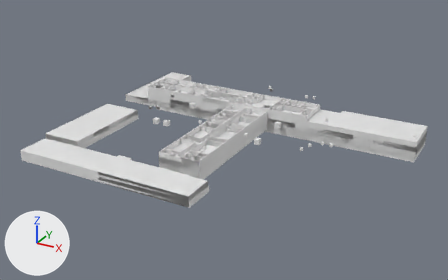
The glTF model public/pspu.glb: old version first, new version second.
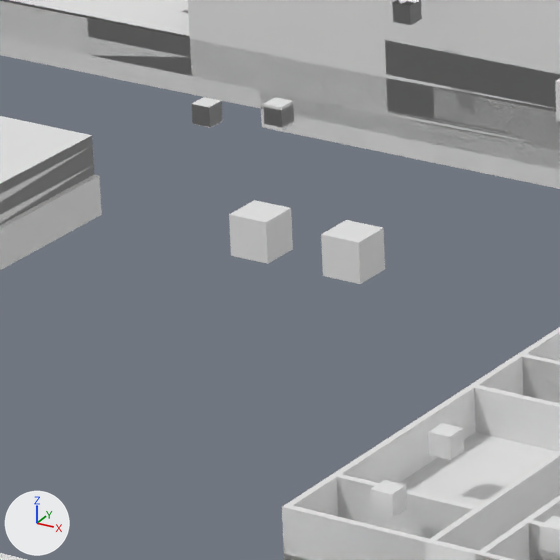
The first picture shows the older version from a 50 mm lens placed at (104.3, -188.0, 98.9), pointed at (-2.6, 6.4, 1.7). The close-ups show both versions on the part from 28% to 42% of the width and 34% to 56% of the height of that picture; other places that the commit changed are outside them. The lights are fixed; the arrows at lower left show +X, +Y and +Z. Where no turn or scale is listed for an object, it has been applied to the vertices.

Objects in the first close-up: 'f_ground', 'f_walls', 'ft_test.038', 'ft_test.039', 'g_ground', 'g_walls', 'gt_DepartmentOfTeachingMethods', 'gt_OfForeignLanguages', 'm_4walls', 's_ground', 't_ground', 'u_walls'.
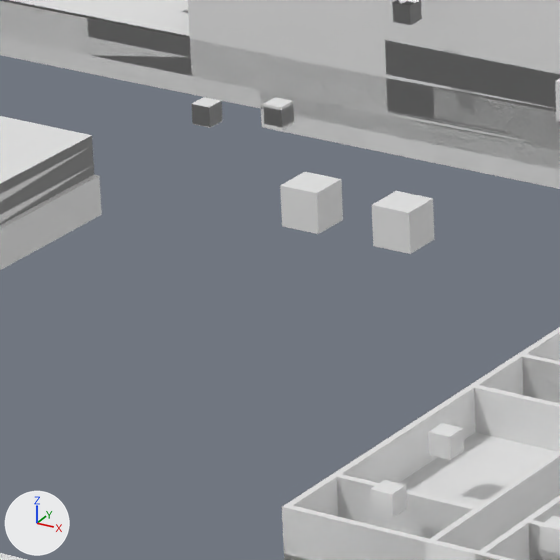
Boxes (x1, y1, x2, y2) around the edits, measured in the close-ups (560 x 560 px):
'gt_OfForeignLanguages', moved
    before: (321, 220, 385, 284)
    after: (372, 191, 435, 254)
'gt_DepartmentOfTeachingMethods', moved
    before: (229, 200, 293, 264)
    after: (280, 172, 343, 234)

The edits, one by one:
Object 'gt_DepartmentOfTeachingMethods' (ob_gt_departmentofteachingmethods) moves from (-30.76, 1.41, 6.0) to (-30.76, 5.48, 6.0).
Object 'gt_OfForeignLanguages' (ob_gt_offoreignlanguages) moves from (-25.78, 1.41, 6.0) to (-25.78, 5.48, 6.0).
